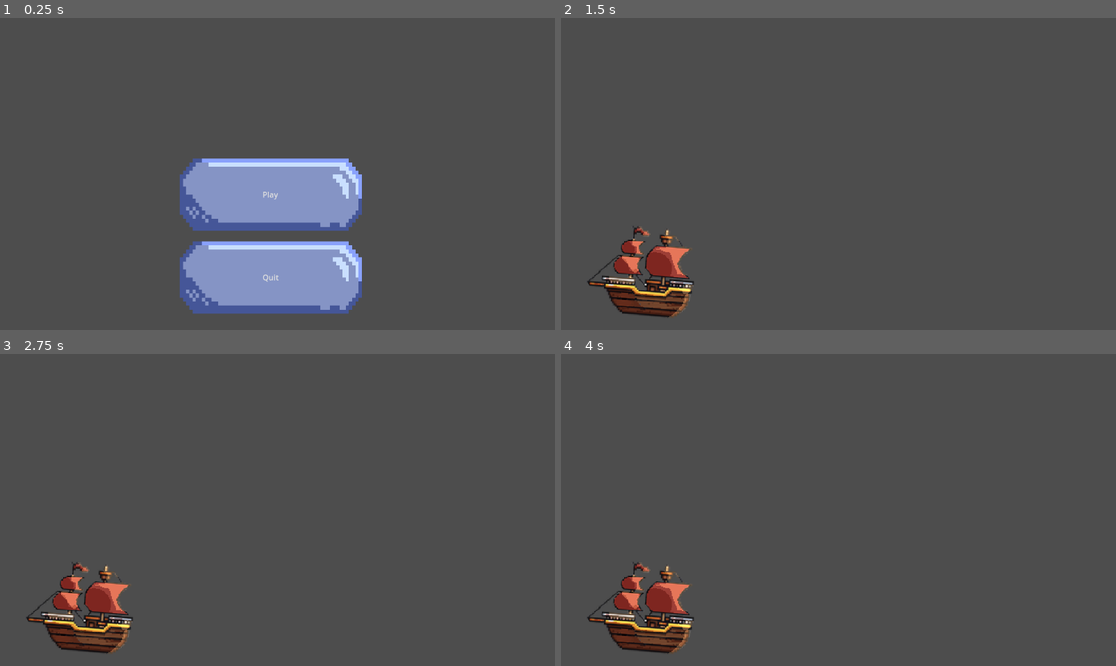
Above: before the commit, frames 1-4 (two rows, left to right).
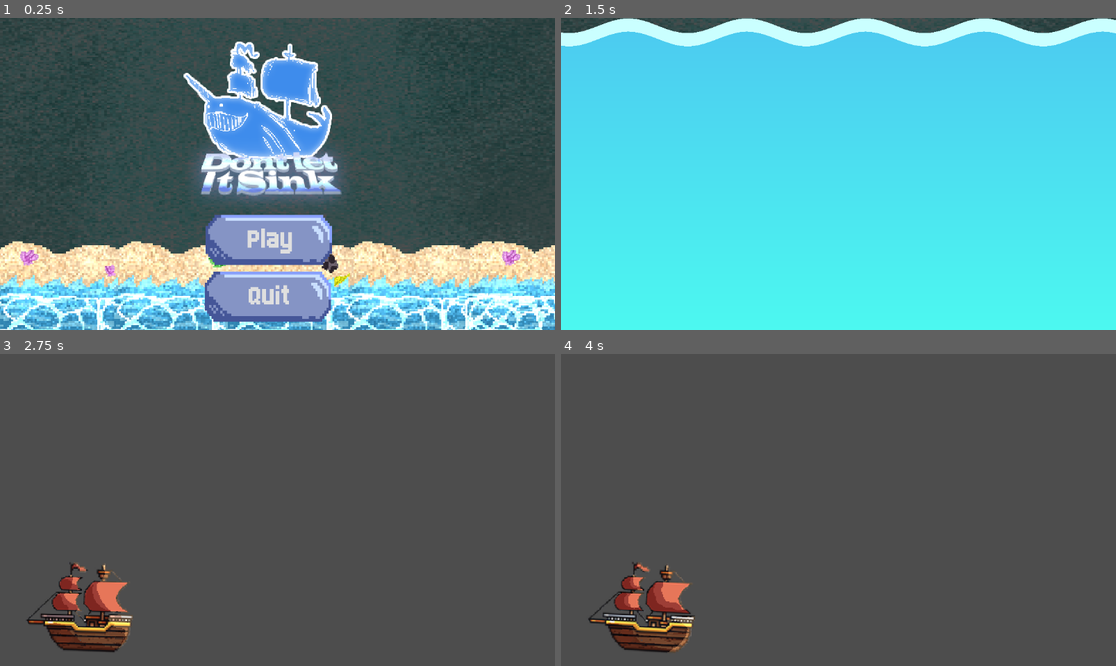
Above: after the commit, the same moments.

Repository: Brigadeon/DontLetITSink2
Game: Godot game, scene res://main.tscn
Same seed, same stepped clock (60 frames per second), same inputs: the game is played once before the commit and once after it.
Inputs (mouse positions are in pixels of both pictures, inside the frame that each line leads up to):
- Up to frame 1 (0.25 s): no input
- Up to frame 2 (1.5 s): click "Play" at 0.5 s; click (827, 239) at 1.25 s, where only the run after the commit has a clickable "Play"
- Up to frame 3 (2.75 s): move the mouse to (399, 494) at 2.02 s
- Up to frame 4 (4 s): move the mouse to (727, 525) at 2.77 s; tap Enter at 3.5 s; move the mouse to (894, 441) at 3.52 s

The runs differ from the first frame. In frame 1, 77% of the frame differs, in the area x 0-100%, y 0-100%; in frame 2, 99%; in frame 3, 1.8%; in frame 4, 1.5%.

Commit message:
Changed Menu screen

Diff:
--- /dev/null
+++ b/Foam.gd
@@ -0,0 +1,13 @@
+extends ParallaxLayer
+
+var original_y: float
+var amplitude = 5.0
+var speed = 2.0
+var time_passed = 0.0
+
+func _ready():
+	original_y = position.y
+
+func _process(delta):
+	time_passed += delta
+	position.y = original_y + amplitude * sin(time_passed * speed)
--- /dev/null
+++ b/Logo.gd
@@ -0,0 +1,14 @@
+extends Sprite2D
+
+# Movement variables
+var original_y: float
+var amplitude = 5.0
+var speed = 2.0
+var time_passed = 0.0
+
+func _ready():
+	original_y = position.y
+
+func _process(delta):
+	time_passed += delta
+	position.y = original_y + amplitude * sin(time_passed * speed)
--- /dev/null
+++ b/ParallaxLayer.gd
@@ -0,0 +1,13 @@
+extends ParallaxLayer
+
+var original_y: float
+var amplitude = 5.0
+var speed = 2.0
+var time_passed = 0.0
+
+func _ready():
+	original_y = position.y
+
+func _process(delta):
+	time_passed += delta
+	position.y = original_y + amplitude * sin(time_passed * speed)
--- /dev/null
+++ b/Play.gd
@@ -0,0 +1,27 @@
+extends Button
+
+var original_position
+var hovering = false
+var animation_timer
+var animation_speed = 0.1
+var amplitude = 10.0
+
+func _ready():
+	original_position = position
+	animation_timer = Timer.new()
+	animation_timer.wait_time = animation_speed
+	animation_timer.one_shot = false
+	add_child(animation_timer)
+	animation_timer.connect("timeout", self, "_on_animation_timer_timeout")
+
+func _on_mouse_entered():
+	hovering = true
+	animation_timer.start()
+
+func _on_mouse_exited():
+	hovering = false
+	animation_timer.stop()
+	position = original_position
+
+func _on_animation_timer_timeout():
+	position.y = original_position.y + sin(animation_timer.time_elapsed * 5) * amplitude
--- /dev/null
+++ b/SceneTransition.tscn
@@ -0,0 +1,68 @@
+[gd_scene load_steps=7 format=3 uid="uid://dcbu6xb1m6kg5"]
+
+[ext_resource type="Script" path="res://Transition.gd" id="1_13fie"]
+[ext_resource type="Shader" path="res://transition.gdshader" id="2_v2jj0"]
+
+[sub_resource type="ShaderMaterial" id="ShaderMaterial_lxorx"]
+shader = ExtResource("2_v2jj0")
+shader_parameter/cutoff = 1.0
+shader_parameter/wave_size = 0.043
+shader_parameter/wave_frequency = 0.034
+shader_parameter/wave_speed = 11.235
+shader_parameter/wave_foam_size = 0.039
+shader_parameter/foam_color = Color(0.792157, 1, 1, 1)
+
+[sub_resource type="Animation" id="Animation_jxlsp"]
+resource_name = "RESET"
+length = 0.31
+tracks/0/type = "value"
+tracks/0/imported = false
+tracks/0/enabled = true
+tracks/0/path = NodePath("wave:material:shader_parameter/cutoff")
+tracks/0/interp = 1
+tracks/0/loop_wrap = true
+tracks/0/keys = {
+"times": PackedFloat32Array(0),
+"transitions": PackedFloat32Array(1),
+"update": 0,
+"values": [1.0]
+}
+
+[sub_resource type="Animation" id="Animation_sdtyx"]
+resource_name = "wave"
+tracks/0/type = "value"
+tracks/0/imported = false
+tracks/0/enabled = true
+tracks/0/path = NodePath("wave:material:shader_parameter/cutoff")
+tracks/0/interp = 1
+tracks/0/loop_wrap = true
+tracks/0/keys = {
+"times": PackedFloat32Array(0, 1),
+"transitions": PackedFloat32Array(1, 1),
+"update": 0,
+"values": [1.0, 0.0]
+}
+
+[sub_resource type="AnimationLibrary" id="AnimationLibrary_tuwml"]
+_data = {
+"RESET": SubResource("Animation_jxlsp"),
+"wave": SubResource("Animation_sdtyx")
+}
+
+[node name="SceneTransition" type="CanvasLayer"]
+script = ExtResource("1_13fie")
+
+[node name="wave" type="ColorRect" parent="."]
+material = SubResource("ShaderMaterial_lxorx")
+anchors_preset = 15
+anchor_right = 1.0
+anchor_bottom = 1.0
+grow_horizontal = 2
+grow_vertical = 2
+mouse_filter = 2
+color = Color(0.298039, 0.788235, 0.941176, 1)
+
+[node name="AnimationPlayer" type="AnimationPlayer" parent="."]
+libraries = {
+"": SubResource("AnimationLibrary_tuwml")
+}
--- /dev/null
+++ b/Transition.gd
@@ -0,0 +1,7 @@
+extends CanvasLayer
+
+func change_scene_to_file(target: String) -> void:
+	$AnimationPlayer.play('wave')
+	await $AnimationPlayer.animation_finished
+	get_tree().change_scene_to_file(target)
+	$AnimationPlayer.play_backwards('wave')
--- /dev/null
+++ b/background.gd
@@ -0,0 +1,11 @@
+extends ParallaxBackground
+
+
+# Called when the node enters the scene tree for the first time.
+func _ready():
+	pass # Replace with function body.
+
+
+# Called every frame. 'delta' is the elapsed time since the previous frame.
+func _process(delta):
+	scroll_offset.x -= 40*delta
--- /dev/null
+++ b/background.tscn
@@ -0,0 +1,187 @@
+[gd_scene load_steps=8 format=3 uid="uid://dpjws5mhnstvp"]
+
+[ext_resource type="Script" path="res://background.gd" id="1_gwgla"]
+[ext_resource type="Texture2D" uid="uid://byyck5gnsuy70" path="res://data/Sprites/BG.png" id="1_qglu1"]
+[ext_resource type="Script" path="res://ParallaxLayer.gd" id="2_iee76"]
+[ext_resource type="Texture2D" uid="uid://b3x0a3gcq0uve" path="res://data/Sprites/Background.png" id="2_iqexu"]
+[ext_resource type="Script" path="res://Foam.gd" id="4_j5isg"]
+
+[sub_resource type="CanvasItemMaterial" id="CanvasItemMaterial_4lehs"]
+blend_mode = 3
+
+[sub_resource type="CanvasItemMaterial" id="CanvasItemMaterial_lc0e5"]
+blend_mode = 1
+
+[node name="Background" type="ParallaxBackground"]
+script = ExtResource("1_gwgla")
+
+[node name="Bg" type="TextureRect" parent="."]
+material = SubResource("CanvasItemMaterial_4lehs")
+anchors_preset = 15
+anchor_right = 1.0
+anchor_bottom = 1.0
+grow_horizontal = 2
+grow_vertical = 2
+mouse_filter = 0
+texture = ExtResource("1_qglu1")
+
+[node name="Land" type="ParallaxLayer" parent="."]
+motion_scale = Vector2(0.4, 0.4)
+motion_mirroring = Vector2(1000, 0)
+
+[node name="Land" type="Sprite2D" parent="Land"]
+position = Vector2(1107, 564.661)
+scale = Vector2(4.10863, 4.10863)
+texture = ExtResource("2_iqexu")
+offset = Vector2(-2, -8)
+region_enabled = true
+region_rect = Rect2(1, 31, 62, 33)
+
+[node name="Land2" type="Sprite2D" parent="Land"]
+position = Vector2(859, 564.661)
+scale = Vector2(4.10863, 4.10863)
+texture = ExtResource("2_iqexu")
+offset = Vector2(-2, -8)
+region_enabled = true
+region_rect = Rect2(1, 31, 62, 33)
+
+[node name="Land3" type="Sprite2D" parent="Land"]
+position = Vector2(619, 564.661)
+scale = Vector2(4.10863, 4.10863)
+texture = ExtResource("2_iqexu")
+offset = Vector2(-2, -8)
+region_enabled = true
+region_rect = Rect2(1, 31, 62, 33)
+
+[node name="Land4" type="Sprite2D" parent="Land"]
+position = Vector2(379, 564.661)
+scale = Vector2(4.10863, 4.10863)
+texture = ExtResource("2_iqexu")
+offset = Vector2(-2, -8)
+region_enabled = true
+region_rect = Rect2(1, 31, 62, 33)
+
+[node name="Land5" type="Sprite2D" parent="Land"]
+position = Vector2(133, 564.661)
+scale = Vector2(4.10863, 4.10863)
+texture = ExtResource("2_iqexu")
+offset = Vector2(-2, -8)
+region_enabled = true
+region_rect = Rect2(1, 31, 62, 33)
+
+[node name="Sea Shells" type="ParallaxLayer" parent="."]
+motion_scale = Vector2(0.4, 0.4)
+motion_mirroring = Vector2(1000, 0)
+
+[node name="Sea Shells" type="Sprite2D" parent="Sea Shells"]
+position = Vector2(65, 498)
+scale = Vector2(2.20588, 2.42308)
+texture = ExtResource("2_iqexu")
+region_enabled = true
+region_rect = Rect2(10, 106, 17, 13)
+
+[node name="Sea ShellsY" type="Sprite2D" parent="Sea Shells"]
+position = Vector2(700, 525)
+scale = Vector2(2.20588, 2.42308)
+texture = ExtResource("2_iqexu")
+region_enabled = true
+region_rect = Rect2(32, 96, 27, 28)
+
+[node name="Sea ShellsC" type="Sprite2D" parent="Sea Shells"]
+position = Vector2(233, 525)
+scale = Vector2(2.20588, 2.42308)
+texture = ExtResource("2_iqexu")
+region_enabled = true
+region_rect = Rect2(4, 88, 10, 10)
+
+[node name="Sea ShellsG" type="Sprite2D" parent="Sea Shells"]
+position = Vector2(455, 502)
+scale = Vector2(3.0196, 2.84791)
+texture = ExtResource("2_iqexu")
+region_enabled = true
+region_rect = Rect2(18, 84, 12, 11)
+
+[node name="Water" type="ParallaxLayer" parent="."]
+motion_scale = Vector2(0.7, 0.7)
+motion_mirroring = Vector2(1000, 0)
+script = ExtResource("2_iee76")
+
+[node name="Water2" type="Sprite2D" parent="Water"]
+position = Vector2(128.633, 595.684)
+scale = Vector2(4.10863, 4.10863)
+texture = ExtResource("2_iqexu")
+region_enabled = true
+region_rect = Rect2(65, 33, 62, 31)
+
+[node name="Water3" type="Sprite2D" parent="Water"]
+position = Vector2(371, 595.684)
+scale = Vector2(4.10863, 4.10863)
+texture = ExtResource("2_iqexu")
+region_enabled = true
+region_rect = Rect2(65, 33, 62, 31)
+
+[node name="Water4" type="Sprite2D" parent="Water"]
+position = Vector2(607, 595.684)
+scale = Vector2(4.10863, 4.10863)
+texture = ExtResource("2_iqexu")
+region_enabled = true
+region_rect = Rect2(65, 33, 62, 31)
+
+[node name="Water5" type="Sprite2D" parent="Water"]
+position = Vector2(857, 595.684)
+scale = Vector2(4.10863, 4.10863)
+texture = ExtResource("2_iqexu")
+region_enabled = true
+region_rect = Rect2(65, 33, 62, 31)
+
+[node name="Water6" type="Sprite2D" parent="Water"]
+position = Vector2(1107, 595.684)
+scale = Vector2(4.10863, 4.10863)
+texture = ExtResource("2_iqexu")
+region_enabled = true
+region_rect = Rect2(65, 33, 62, 31)
+
+[node name="Foam" type="ParallaxLayer" parent="."]
+motion_scale = Vector2(0.6, 0.6)
+motion_mirroring = Vector2(1000, 0)
+script = ExtResource("4_j5isg")
+
+[node name="Foam" type="Sprite2D" parent="Foam"]
+material = SubResource("CanvasItemMaterial_lc0e5")
+position = Vector2(93, 656.281)
+scale = Vector2(4.10863, 4.10863)
+texture = ExtResource("2_iqexu")
+region_enabled = true
+region_rect = Rect2(65, 84, 61, 42)
+
+[node name="Foam2" type="Sprite2D" parent="Foam"]
+material = SubResource("CanvasItemMaterial_lc0e5")
+position = Vector2(329, 656.281)
+scale = Vector2(4.10863, 4.10863)
+texture = ExtResource("2_iqexu")
+region_enabled = true
+region_rect = Rect2(65, 84, 61, 42)
+
+[node name="Foam3" type="Sprite2D" parent="Foam"]
+material = SubResource("CanvasItemMaterial_lc0e5")
+position = Vector2(567, 656.281)
+scale = Vector2(4.10863, 4.10863)
+texture = ExtResource("2_iqexu")
+region_enabled = true
+region_rect = Rect2(65, 84, 61, 42)
+
+[node name="Foam4" type="Sprite2D" parent="Foam"]
+material = SubResource("CanvasItemMaterial_lc0e5")
+position = Vector2(805, 656.281)
+scale = Vector2(4.10863, 4.10863)
+texture = ExtResource("2_iqexu")
+region_enabled = true
+region_rect = Rect2(65, 84, 61, 42)
+
+[node name="Foam5" type="Sprite2D" parent="Foam"]
+material = SubResource("CanvasItemMaterial_lc0e5")
+position = Vector2(1043, 656.281)
+scale = Vector2(4.10863, 4.10863)
+texture = ExtResource("2_iqexu")
+region_enabled = true
+region_rect = Rect2(65, 84, 61, 42)
--- a/main.gd
+++ b/main.gd
@@ -1,13 +1,12 @@
 extends Node2D
 
+var Speed = 1
+
 func _ready():
-	pass
-
-func _process(delta):
 	pass
 
 func _on_quit_pressed():
 	get_tree().quit()
 
 func _on_play_pressed():
-	get_tree().change_scene_to_file("res://world.tscn")
+	SceneTransition.change_scene_to_file("res://world.tscn")
--- a/main.tscn
+++ b/main.tscn
@@ -1,7 +1,14 @@
-[gd_scene load_steps=9 format=3 uid="uid://0jyvisd6k43t"]
+[gd_scene load_steps=15 format=3 uid="uid://0jyvisd6k43t"]
 
 [ext_resource type="Script" path="res://main.gd" id="1_sacw6"]
 [ext_resource type="Texture2D" uid="uid://b7w28tlcmnast" path="res://data/Sprites/Buttons.png" id="2_w88jy"]
+[ext_resource type="FontFile" uid="uid://c62ik84hrn0en" path="res://data/Font/Born2bSportyV2.ttf" id="2_wv012"]
+[ext_resource type="Texture2D" uid="uid://14riltchirwd" path="res://data/Logo/LogoDesign.png" id="3_hx7pb"]
+[ext_resource type="Script" path="res://Logo.gd" id="4_4bl1p"]
+[ext_resource type="PackedScene" uid="uid://dpjws5mhnstvp" path="res://background.tscn" id="5_uqw5a"]
+
+[sub_resource type="FontVariation" id="FontVariation_ntwsy"]
+base_font = ExtResource("2_wv012")
 
 [sub_resource type="StyleBoxTexture" id="StyleBoxTexture_131xi"]
 texture = ExtResource("2_w88jy")
@@ -14,6 +21,9 @@
 [sub_resource type="StyleBoxTexture" id="StyleBoxTexture_2yi1t"]
 texture = ExtResource("2_w88jy")
 region_rect = Rect2(4, 28, 57, 18)
+
+[sub_resource type="FontVariation" id="FontVariation_cmc31"]
+base_font = ExtResource("2_wv012")
 
 [sub_resource type="StyleBoxTexture" id="StyleBoxTexture_ox257"]
 texture = ExtResource("2_w88jy")
@@ -31,24 +41,41 @@
 script = ExtResource("1_sacw6")
 
 [node name="Play" type="Button" parent="."]
-offset_left = 373.0
-offset_top = 292.0
-offset_right = 751.0
-offset_bottom = 442.0
+offset_left = 427.0
+offset_top = 409.0
+offset_right = 689.0
+offset_bottom = 513.0
+theme_override_colors/font_pressed_color = Color(0.878431, 0.866667, 0.243137, 1)
+theme_override_colors/font_hover_color = Color(0.447059, 0.909804, 0.701961, 1)
+theme_override_fonts/font = SubResource("FontVariation_ntwsy")
+theme_override_font_sizes/font_size = 64
 theme_override_styles/normal = SubResource("StyleBoxTexture_131xi")
 theme_override_styles/hover = SubResource("StyleBoxTexture_j7dc8")
 theme_override_styles/pressed = SubResource("StyleBoxTexture_2yi1t")
 text = "Play"
 
 [node name="Quit" type="Button" parent="."]
-offset_left = 373.0
-offset_top = 464.0
-offset_right = 751.0
-offset_bottom = 614.0
+offset_left = 425.0
+offset_top = 527.0
+offset_right = 687.0
+offset_bottom = 631.0
+theme_override_colors/font_pressed_color = Color(0.878431, 0.866667, 0.243137, 1)
+theme_override_colors/font_hover_color = Color(0.447059, 0.909804, 0.701961, 1)
+theme_override_fonts/font = SubResource("FontVariation_cmc31")
+theme_override_font_sizes/font_size = 64
 theme_override_styles/normal = SubResource("StyleBoxTexture_ox257")
 theme_override_styles/hover = SubResource("StyleBoxTexture_4txe3")
 theme_override_styles/pressed = SubResource("StyleBoxTexture_43rqy")
 text = "Quit"
 
+[node name="Logo" type="Sprite2D" parent="."]
+position = Vector2(558, 220)
+scale = Vector2(1.51509, 1.51509)
+texture = ExtResource("3_hx7pb")
+script = ExtResource("4_4bl1p")
+
+[node name="Background" parent="." instance=ExtResource("5_uqw5a")]
+
 [connection signal="pressed" from="Play" to="." method="_on_play_pressed"]
 [connection signal="pressed" from="Quit" to="." method="_on_quit_pressed"]
+[connection signal="child_entered_tree" from="Logo" to="." method="_on_logo_child_entered_tree"]
--- a/project.godot
+++ b/project.godot
@@ -15,6 +15,10 @@
 config/features=PackedStringArray("4.1", "Mobile")
 config/icon="res://icon.svg"
 
+[autoload]
+
+SceneTransition="*res://SceneTransition.tscn"
+
 [rendering]
 
 textures/canvas_textures/default_texture_filter=0
--- /dev/null
+++ b/scene_transition.gdshader
@@ -0,0 +1,10 @@
+shader_type canvas_item;
+
+uniform float tile_size = 20.0; // Adjust the tile size as needed
+
+void fragment() {
+    vec2 uv = SCREEN_UV;
+    vec2 tileUV = floor(uv * vec2(1.0 / tile_size)) * tile_size;
+    vec4 color = texture(SCREEN_TEXTURE, tileUV);
+    COLOR = color;
+}
--- /dev/null
+++ b/transition.gdshader
@@ -0,0 +1,30 @@
+shader_type canvas_item;
+render_mode unshaded;
+
+uniform float cutoff : hint_range(0.0, 1.0);
+uniform float wave_size : hint_range(0.0, 1.0) = 0.1;
+uniform float wave_frequency : hint_range(0.0, 0.1) = 0.04;
+uniform float wave_speed : hint_range(0.0, 30.0) = 20.0;
+uniform float wave_foam_size : hint_range(0, 0.1) = 0.01;
+uniform vec4 foam_color : source_color;
+
+void fragment() {
+    vec2 invertedUV = vec2(0.0 + UV.x, 0.0 + UV.y);
+
+    float value = invertedUV.y * (1.0 - wave_size - wave_foam_size);
+    float alpha = 1.0;
+    vec3 color = COLOR.rgb + vec3(0.0, value, 0.0) / 5.0;
+
+    float wave_cutoff_percent = (sin(invertedUV.x / wave_frequency + TIME * wave_speed) + 1.0) / 2.0;
+    float wave_cutoff_value = cutoff - wave_cutoff_percent * wave_size;
+
+    if (value < wave_cutoff_value) {
+        if (value > wave_cutoff_value - wave_foam_size) {
+            color = foam_color.rgb;
+        } else {
+            alpha = 0.0;
+        }
+    }
+
+    COLOR = vec4(color, alpha);
+}
--- a/world.tscn
+++ b/world.tscn
@@ -48,6 +48,7 @@
 scale = Vector2(1.83858, 1.83858)
 sprite_frames = SubResource("SpriteFrames_tl1tv")
 animation = &"Idle"
+autoplay = "Idle"
 frame_progress = 0.821457
 
 [connection signal="animation_looped" from="AnimatedSprite2D" to="." method="_on_animated_sprite_2d_animation_looped"]
Binary file added: data/Font/Born2bSportyV2.ttf
Not shown, added: data/Font/Born2bSportyV2.ttf.import
Binary file added: data/Logo/LogoDesign.png
Not shown, added: data/Logo/LogoDesign.png.import
Binary file added: data/Sprites/BG.png
Not shown, added: data/Sprites/BG.png.import
Binary file added: data/Sprites/Background.png
Not shown, added: data/Sprites/Background.png.import
